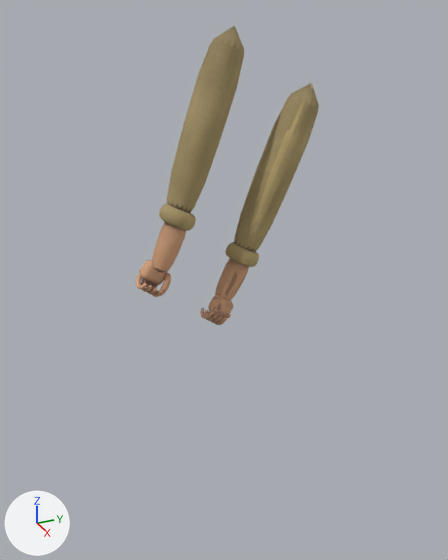
One commit to the glTF model game/assets/models/fp_arms.glb: the scene before it, then after it.
Camera for both pictures: a 50 mm lens placed at (1.974, -0.534, 1.071), pointed at (0.195, 0.266, 0.182). The lights are fixed; the arrows at lower left show +X, +Y and +Z. The picture after the commit comes second. Both versions are drawn at frame 12 of the action 'AN_FP_Mine'; the numbers are the values there.

Script lines for the objects in view, before the commit:
```python
me_arml = bpy.data.meshes.new('ArmL')
me_arml.from_pydata(...)  # 2581 vertices, 5112 faces; spans x -0.104..0.049, y -0.838..0.039, z -0.215..0.055
# faces by material slot: [768, 4344]
me_arml.materials.append(mat_shirt)
me_arml.materials.append(mat_skin)
me_armr = bpy.data.meshes.new('ArmR')
me_armr.from_pydata(...)  # 2581 vertices, 5112 faces; spans x -0.049..0.104, y -0.838..0.039, z -0.215..0.055
# faces by material slot: [768, 4344]
me_armr.materials.append(mat_shirt)
me_armr.materials.append(mat_skin)
ob_arml = bpy.data.objects.new('ArmL', me_arml)
ob_arml.parent = ob_fparms
ob_arml.location = (0.167, 0.0185, 0.206)
ob_arml.rotation_euler = (-2.201, 0.0, 0.137)  # degrees (-126, 0, 7.8)
ob_armr = bpy.data.objects.new('ArmR', me_armr)
ob_armr.parent = ob_fparms
ob_armr.location = (0.133, 0.258, 0.0296)
ob_armr.rotation_euler = (-2.201, 0.0, 0.137)  # degrees (-126, 0, 7.8)
```
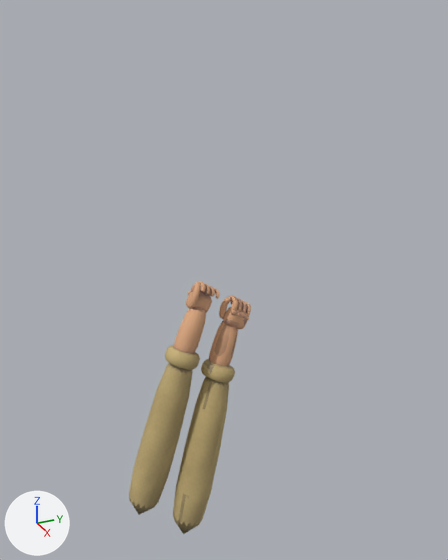
Location of each change, [x1, y1, x2, y2] in pixels of the pictures (448 x 560 px):
'ArmL', moved, turned
    before: [136, 26, 244, 297]
    after: [129, 281, 220, 515]
'ArmR', moved, turned
    before: [200, 83, 319, 325]
    after: [173, 296, 251, 534]

What changed in the scene script:
```text
Change ob_arml:
    ob_arml.location: (0.167, 0.0185, 0.206) -> (0.188, 0.195, 0.134)
    ob_arml.rotation_euler: (-2.201, 0.0, 0.137) -> (0.983, -0.118, 0.141)  # degrees (-126, 0, 7.8) -> degrees (56, -6.8, 8.1)
Change ob_armr:
    ob_armr.location: (0.133, 0.258, 0.0296) -> (0.18, 0.32, 0.0518)
    ob_armr.rotation_euler: (-2.201, 0.0, 0.137) -> (0.983, -0.118, 0.141)  # degrees (-126, 0, 7.8) -> degrees (56, -6.8, 8.1)
```
